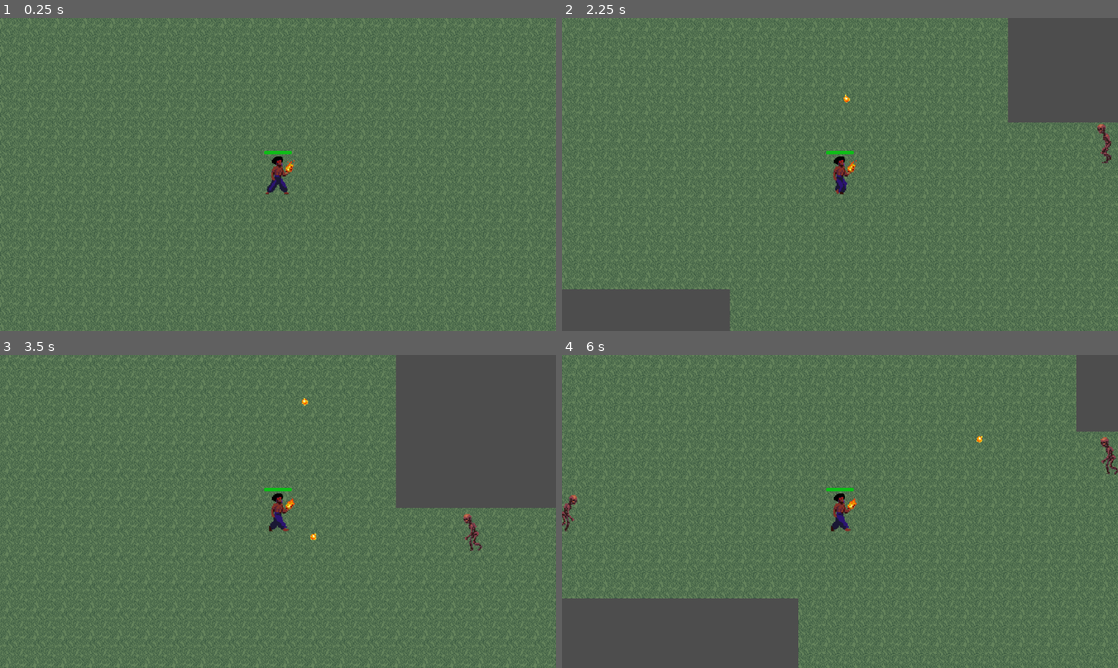
Above: before the commit, frames 1-4 (two rows, left to right).
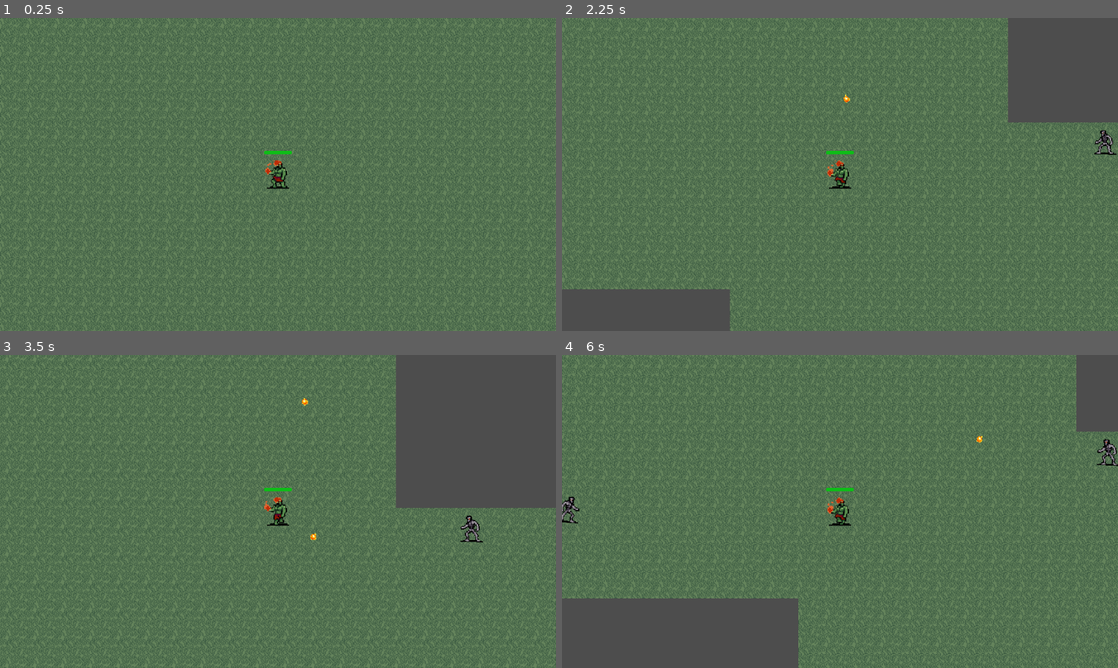
Above: after the commit, the same moments.

Repository: allanrrick/projeto-rogue
Game: Godot game, scene res://Scenes/scene.tscn
Two runs of this game, one before a commit and one after it. Both use one fixed random seed, a clock stepped at 60 frames per second and the inputs below.
Inputs:
- Up to frame 1 (0.25 s): no input
- Up to frame 2 (2.25 s): hold D (right) 0.53-1.28 s; tap Shift (dash) at 0.6, 1.35, 2.1 s; hold S (down) 1.28-2.03 s; hold D (right) from 2.03 s (still down)
- Up to frame 3 (3.5 s): release D (right) at 2.78 s; hold W (up) from 2.78 s (still down); tap Shift (dash) at 2.85 s
- Up to frame 4 (6 s): release W (up) at 3.53 s; hold A (left) 3.53-5.03 s; tap Shift (dash) every 0.75 s from 3.6 to 5.85 s; hold S (down) 5.03-5.78 s; hold D (right) from 5.78 s (still down)

The runs differ from the first frame. In frame 1, 0.3% of the frame differs, in the area x 47-53%, y 44-57%; in frame 2, 0.6%; in frame 3, 0.6%; in frame 4, 0.8%, in the area x 0-100%, y 26-57%.

Commit message:
feat: Atualiza sprite do player e inimigo

Diff:
--- a/Enemies/base_enemy.gd
+++ b/Enemies/base_enemy.gd
@@ -19,10 +19,10 @@
 	var direction: Vector2 = global_position.direction_to(player.global_position)
 
 	if direction.x > 0:
-		sprite.flip_h = true;
+		sprite.flip_h = false;
 		sprite.play("walk");
 	elif direction.x < 0:
-		sprite.flip_h = false;
+		sprite.flip_h = true;
 		sprite.play("walk");
 	elif direction.y > 0 or direction.y < 0:
 		sprite.play("walk");
--- a/Enemies/enemy.tscn
+++ b/Enemies/enemy.tscn
@@ -1,27 +1,27 @@
 [gd_scene format=3 uid="uid://cm4tvgah0algt"]
 
 [ext_resource type="Script" uid="uid://dwh0r18h64mcb" path="res://Enemies/base_enemy.gd" id="1_3ih25"]
-[ext_resource type="Texture2D" uid="uid://dmfxnmiig2125" path="res://Assets/Enemies/skeleton_ph.png" id="2_bxkaj"]
 [ext_resource type="PackedScene" uid="uid://soxxpmjui745" path="res://Utility/hurt_box.tscn" id="3_572h1"]
+[ext_resource type="Texture2D" uid="uid://dfikyaysj00uu" path="res://Assets/Enemies/corpo_seco_sheet.png" id="3_rt1x0"]
 [ext_resource type="PackedScene" uid="uid://b7cccdovh8cq" path="res://Utility/hit_box.tscn" id="4_rt1x0"]
 
-[sub_resource type="AtlasTexture" id="AtlasTexture_bxkaj"]
-atlas = ExtResource("2_bxkaj")
-region = Rect2(0, 0, 44, 52)
+[sub_resource type="AtlasTexture" id="AtlasTexture_572h1"]
+atlas = ExtResource("3_rt1x0")
+region = Rect2(0, 0, 32, 32)
 
-[sub_resource type="AtlasTexture" id="AtlasTexture_47qgu"]
-atlas = ExtResource("2_bxkaj")
-region = Rect2(44, 0, 44, 52)
+[sub_resource type="AtlasTexture" id="AtlasTexture_rt1x0"]
+atlas = ExtResource("3_rt1x0")
+region = Rect2(0, 0, 32, 32)
 
-[sub_resource type="AtlasTexture" id="AtlasTexture_572h1"]
-atlas = ExtResource("2_bxkaj")
-region = Rect2(88, 0, 44, 52)
+[sub_resource type="AtlasTexture" id="AtlasTexture_8wvsg"]
+atlas = ExtResource("3_rt1x0")
+region = Rect2(32, 0, 32, 32)
 
 [sub_resource type="SpriteFrames" id="SpriteFrames_bhunq"]
 animations = [{
 "frames": [{
 "duration": 1.0,
-"texture": SubResource("AtlasTexture_bxkaj")
+"texture": SubResource("AtlasTexture_572h1")
 }],
 "loop": 1,
 "name": &"idle",
@@ -29,10 +29,10 @@
 }, {
 "frames": [{
 "duration": 1.0,
-"texture": SubResource("AtlasTexture_47qgu")
+"texture": SubResource("AtlasTexture_rt1x0")
 }, {
 "duration": 1.0,
-"texture": SubResource("AtlasTexture_572h1")
+"texture": SubResource("AtlasTexture_8wvsg")
 }],
 "loop": 1,
 "name": &"walk",
@@ -84,8 +84,7 @@
 [node name="AnimatedSprite2D" type="AnimatedSprite2D" parent="." unique_id=1863477398]
 texture_filter = 1
 sprite_frames = SubResource("SpriteFrames_bhunq")
-animation = &"walk"
-frame_progress = 0.5838833
+animation = &"idle"
 
 [node name="CollisionShape2D" type="CollisionShape2D" parent="." unique_id=329784307]
 position = Vector2(1, 5)
--- a/Scenes/Player/player.tscn
+++ b/Scenes/Player/player.tscn
@@ -1,33 +1,30 @@
 [gd_scene format=3 uid="uid://b6yx1ghf3q12n"]
 
 [ext_resource type="Script" uid="uid://bfq7uai4w7g1g" path="res://Scenes/Player/player.gd" id="1_cvnsp"]
-[ext_resource type="Texture2D" uid="uid://ocsnxkwqo0yp" path="res://Assets/Player/player2.png" id="2_vgqql"]
+[ext_resource type="Texture2D" uid="uid://bo815tilkj7r4" path="res://Assets/Player/char_sheet.png" id="2_xpcdj"]
 [ext_resource type="PackedScene" uid="uid://soxxpmjui745" path="res://Utility/hurt_box.tscn" id="3_6t5aa"]
 
-[sub_resource type="AtlasTexture" id="AtlasTexture_fkybt"]
-atlas = ExtResource("2_vgqql")
-region = Rect2(0, 0, 48, 48)
+[sub_resource type="AtlasTexture" id="AtlasTexture_mtuoh"]
+atlas = ExtResource("2_xpcdj")
+region = Rect2(0, 0, 32, 32)
 
-[sub_resource type="AtlasTexture" id="AtlasTexture_x3wgy"]
-atlas = ExtResource("2_vgqql")
-region = Rect2(48, 0, 48, 48)
+[sub_resource type="AtlasTexture" id="AtlasTexture_htcer"]
+atlas = ExtResource("2_xpcdj")
+region = Rect2(32, 0, 32, 32)
 
-[sub_resource type="AtlasTexture" id="AtlasTexture_6t5aa"]
-atlas = ExtResource("2_vgqql")
-region = Rect2(0, 48, 48, 48)
+[sub_resource type="AtlasTexture" id="AtlasTexture_dd0ac"]
+atlas = ExtResource("2_xpcdj")
+region = Rect2(64, 0, 32, 32)
 
-[sub_resource type="AtlasTexture" id="AtlasTexture_vgqql"]
-atlas = ExtResource("2_vgqql")
-region = Rect2(48, 48, 48, 48)
+[sub_resource type="AtlasTexture" id="AtlasTexture_0u5uq"]
+atlas = ExtResource("2_xpcdj")
+region = Rect2(96, 0, 32, 32)
 
 [sub_resource type="SpriteFrames" id="SpriteFrames_bhunq"]
 animations = [{
 "frames": [{
 "duration": 1.0,
-"texture": SubResource("AtlasTexture_fkybt")
-}, {
-"duration": 1.0,
-"texture": SubResource("AtlasTexture_x3wgy")
+"texture": SubResource("AtlasTexture_mtuoh")
 }],
 "loop": 1,
 "name": &"idle",
@@ -35,10 +32,13 @@
 }, {
 "frames": [{
 "duration": 1.0,
-"texture": SubResource("AtlasTexture_6t5aa")
+"texture": SubResource("AtlasTexture_htcer")
 }, {
 "duration": 1.0,
-"texture": SubResource("AtlasTexture_vgqql")
+"texture": SubResource("AtlasTexture_dd0ac")
+}, {
+"duration": 1.0,
+"texture": SubResource("AtlasTexture_0u5uq")
 }],
 "loop": 1,
 "name": &"walk",
@@ -62,7 +62,7 @@
 [node name="AnimatedSprite2D" type="AnimatedSprite2D" parent="." unique_id=726820664]
 texture_filter = 1
 sprite_frames = SubResource("SpriteFrames_bhunq")
-animation = &"idle"
+animation = &"walk"
 
 [node name="DashTimer" type="Timer" parent="." unique_id=132837414]
 wait_time = 0.2
Binary file added: Assets/Enemies/corpo_seco_sheet.png
Not shown, added: Assets/Enemies/corpo_seco_sheet.png.import
Binary file added: Assets/Player/char_sheet.png
Not shown, added: Assets/Player/char_sheet.png.import
